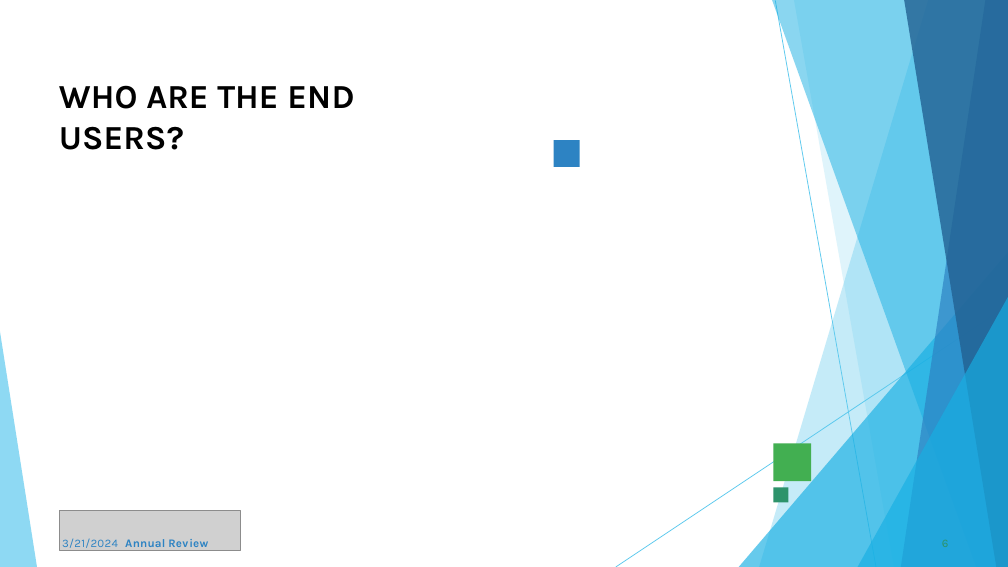
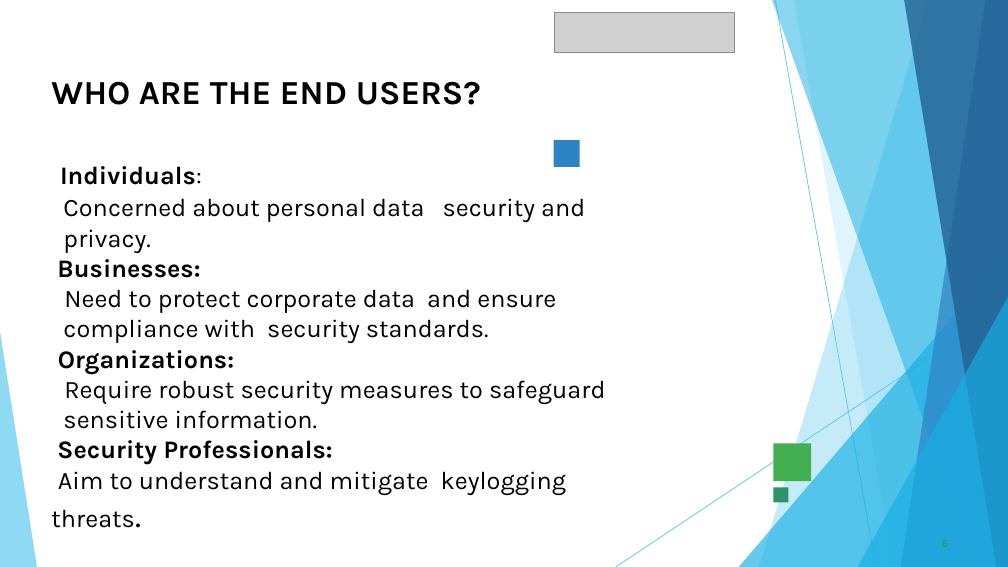
Before and after one commit to Muzammil8008/muzammil-project, a slide deck: slide 6 of Template_Presentation_Students.pptx. Drawn at 1008x567 pixels with LibreOffice and Linux fonts; fonts in the diff are those of the drawing; grey boxes stand for pictures. Boxes give left, top, right and bottom in pixels: in the first picture for what was removed or moved away, otherwise in the second. Text is boxed around its words. In the diff, an @@ line names an element or a change of style, - is before the commit and + after.

```diff
--- a/Template_Presentation_Students.pptx
+++ b/Template_Presentation_Students.pptx
@@ picture: place and size @@
-picture at <box>60,510,240,551</box>
+picture at <box>554,13,735,53</box>
@@ title at <box>51,81,605,495</box>: text changed; size 32 to 24 pt; bold off @@
-WHO ARE THE END USERS?
+WHO ARE THE END USERS?
+Individuals:
+Concerned about personal data security and
+privacy.
+Businesses:
+Need to protect corporate data and ensure
+compliance with security standards.
+Organizations:
+Require robust security measures to safeguard
+sensitive information.
+Security Professionals:
+Aim to understand and mitigate keylogging threats.
@@ text removed at <box>62,538,208,548</box> @@
-3/21/2024 Annual Review
```
Also in this commit, not shown: 7 other slides changed, 2 slides added, 2 slides removed.
